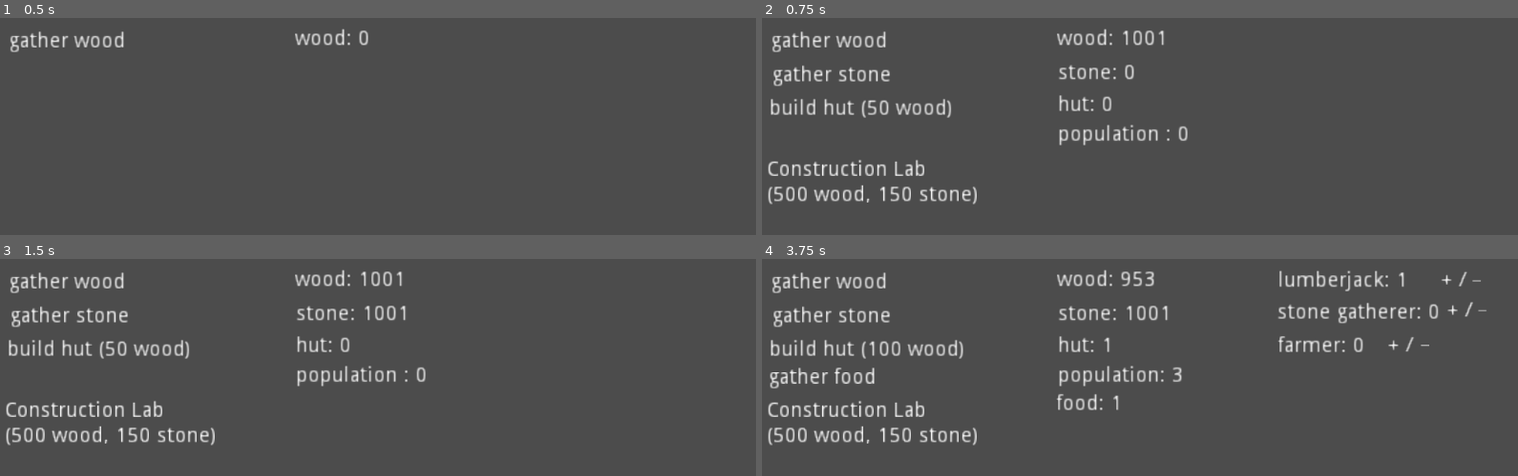
Above: before the commit, frames 1-4 (two rows, left to right).
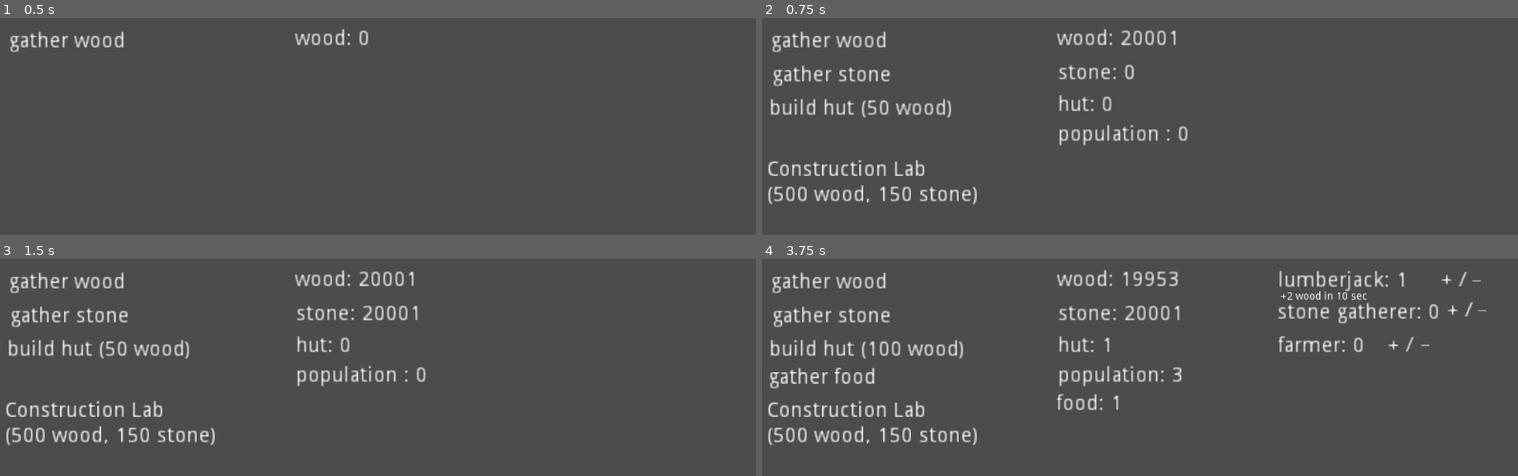
Above: after the commit, the same moments.

Repository: JacoDepa/From-the-Origin
Game: Godot game, scene res://Home.tscn
Two runs of this game, one before a commit and one after it. Both use one fixed random seed, a clock stepped at 60 frames per second and the inputs below.
Inputs (mouse positions are in pixels of both pictures, inside the frame that each line leads up to):
- Up to frame 1 (0.5 s): no input
- Up to frame 2 (0.75 s): tap Enter at 0.5 s; move the mouse to (830, 41) at 0.52 s; click (830, 41) at 0.67 s
- Up to frame 3 (1.5 s): tap Space at 1.25 s; move the mouse to (68, 317) at 1.27 s; click (68, 317) at 1.42 s
- Up to frame 4 (3.75 s): tap Enter at 2, 3.5 s; move the mouse to (860, 347) at 2.02 s; click (860, 347) at 2.17 s; tap Space at 2.75 s; move the mouse to (822, 378) at 2.77 s; click (822, 378) at 2.92 s; move the mouse to (1442, 280) at 3.52 s; click (1442, 280) at 3.67 s

Frame 1 is identical in both runs. In frame 2, 0.1% of the frame differs, in the area x 47-55%, y 5-13%; in frame 3, 0.3%; in frame 4, 0.6%, in the area x 47-81%, y 5-29%.

Commit message:
added explication notes for works

Diff:
--- a/Home.tscn
+++ b/Home.tscn
@@ -495,7 +495,7 @@
 
 [node name="iron_miner_plus" type="Area2D" parent="."]
 editor/display_folded = true
-position = Vector2( 917.156, 196.215 )
+position = Vector2( 915.796, 208.458 )
 __meta__ = {
 "_edit_group_": true
 }
@@ -513,7 +513,7 @@
 
 [node name="iron_miner_min" type="Area2D" parent="."]
 editor/display_folded = true
-position = Vector2( 958.968, 196.027 )
+position = Vector2( 957.608, 208.27 )
 __meta__ = {
 "_edit_group_": true
 }
@@ -530,12 +530,52 @@
 text = "_"
 
 [node name="niron_miner" type="Label" parent="."]
-margin_left = 704.705
-margin_top = 183.932
-margin_right = 794.705
-margin_bottom = 197.932
+margin_left = 703.345
+margin_top = 196.175
+margin_right = 793.345
+margin_bottom = 210.175
 rect_scale = Vector2( 2, 2 )
 text = "steel miner: 0"
+
+[node name="info_lumberjack" type="Label" parent="."]
+visible = false
+margin_left = 706.031
+margin_top = 44.8921
+margin_right = 860.031
+margin_bottom = 58.8921
+text = "+2 wood in 10 sec"
+
+[node name="info_stone_gatherer" type="Label" parent="."]
+visible = false
+margin_left = 702.654
+margin_top = 86.6277
+margin_right = 858.654
+margin_bottom = 100.628
+text = "+2 stone in 10 sec"
+
+[node name="info_farmer" type="Label" parent="."]
+visible = false
+margin_left = 703.095
+margin_top = 133.173
+margin_right = 851.095
+margin_bottom = 147.173
+text = "+2 food in 10 sec"
+
+[node name="info_carbon_miner" type="Label" parent="."]
+visible = false
+margin_left = 705.959
+margin_top = 177.564
+margin_right = 868.959
+margin_bottom = 191.564
+text = "+2 carbon in 40 sec"
+
+[node name="info_iron_miner" type="Label" parent="."]
+visible = false
+margin_left = 707.391
+margin_top = 224.819
+margin_right = 859.391
+margin_bottom = 238.819
+text = "+2 iron in 40 sec"
 
 [connection signal="input_event" from="gather_wood" to="." method="_on_gather_wood_input_event"]
 [connection signal="input_event" from="gather_stone" to="." method="_on_gather_stone_input_event"]
--- a/test.gd
+++ b/test.gd
@@ -4,8 +4,8 @@
 onready var hut = 0
 onready var pop = 0
 onready var food = 0
-onready var wood = 1000
-onready var stone = 1000
+onready var wood = 20000
+onready var stone = 20000
 onready var nwood = 50
 onready var flag = 0
 onready var lumberjack = 0
@@ -23,7 +23,7 @@
 onready var timerCarbon = null
 onready var timerIron = null
 onready var delay = 10
-onready var mine_delay = 10 #change in 40
+onready var mine_delay = 40
 onready var can_gather_wood = true
 onready var can_gather_stone = true
 onready var can_gather_food = true
@@ -93,6 +93,12 @@
 onready var carbon_mine = get_node("carbon_mine")
 onready var iron_mine = get_node("iron_mine")
 
+#explication notes
+onready var info_lumberjack = get_node("info_lumberjack")
+onready var info_stone_gatherer = get_node("info_stone_gatherer")
+onready var info_farmer = get_node("info_farmer")
+onready var info_carbon_miner = get_node("info_carbon_miner")
+onready var info_iron_miner = get_node("info_iron_miner")
 
 func _ready():
 
@@ -340,6 +346,13 @@
 				pop -= 1
 				num_lumberjack.text = str("lumberjack: ",lumberjack)
 				num_pop.text = str("population: ", pop)
+				info_lumberjack.visible = true
+
+		if get_node("buy_axe/Label").text == str("axe (150 wood, 70 stone)"):
+			info_lumberjack.text = str("+", (2 * lumberjack), " wood in 10 sec")
+
+		elif get_node("buy_axe/Label").text == str("axe (bought)"):
+			info_lumberjack.text = str("+", (3 * lumberjack), " wood in 10 sec")
 
 		auto_gather_wood()
 	pass # Replace with function body.
@@ -356,6 +369,14 @@
 				pop += 1
 				num_lumberjack.text = str("lumberjack: ",lumberjack)
 				num_pop.text = str("population: ", pop)
+				if get_node("buy_axe/Label").text == str("axe (150 wood, 70 stone)"):
+					info_lumberjack.text = str("+", (2 * lumberjack), " wood in 10 sec")
+
+				elif get_node("buy_axe/Label").text == str("axe (bought)"):
+					info_lumberjack.text = str("+", (3 * lumberjack), " wood in 10 sec")
+
+	if lumberjack == 0:
+		info_lumberjack.visible = false
 	pass # Replace with function body.
 
 
@@ -370,6 +391,8 @@
 				pop -= 1
 				num_stone_gatherer.text = str("stone gatherer: ",stone_gatherer)
 				num_pop.text = str("population: ", pop)
+				info_stone_gatherer.visible = true
+				info_stone_gatherer.text = str("+", (2 * stone_gatherer), " stone in 10 sec")
 		auto_gather_stone()
 	pass # Replace with function body.
 
@@ -385,6 +408,10 @@
 				pop += 1
 				num_stone_gatherer.text = str("stone gatherer: ",stone_gatherer)
 				num_pop.text = str("population: ", pop)
+				info_stone_gatherer.text = str("+", (2 * stone_gatherer), " stone in 10 sec")
+
+	if stone_gatherer == 0:
+		info_stone_gatherer.visible = false
 	pass # Replace with function body.
 
 
@@ -399,7 +426,15 @@
 				pop -= 1
 				num_farmer.text = str("farmer: ",farmer)
 				num_pop.text = str("population: ", pop)
+				info_farmer.visible = true
+		if get_node("buy_hoe/Label").text == str("hoe (130 wood, 70 stone)"):
+			info_farmer.text = str("+", (2 * farmer), " food in 10 sec each")
+
+		elif get_node("buy_hoe/Label").text == str("hoe (bought)"):
+			info_farmer.text = str("+", (3 * farmer), " food in 10 sec each")
+
 		auto_gather_food()
+
 	pass # Replace with function body.
 
 
@@ -414,6 +449,14 @@
 				pop += 1
 				num_farmer.text = str("farmer: ",farmer)
 				num_pop.text = str("population: ", pop)
+				if get_node("buy_hoe/Label").text == str("hoe (130 wood, 70 stone)"):
+					info_farmer.text = str("+", (2 * farmer), " food in 10 sec each")
+
+				elif get_node("buy_hoe/Label").text == str("hoe (bought)"):
+					info_farmer.text = str("+", (3 * farmer), " food in 10 sec each")
+
+	if farmer == 0:
+		info_farmer.visible = false
 	pass # Replace with function body.
 
 
@@ -433,6 +476,7 @@
 			timerWood.start()
 			num_wood.text = str("wood: ", wood)
 
+
 		else:
 			pass
 	else:
@@ -472,6 +516,7 @@
 			can_gather_food = false
 			timerFood.start()
 			num_food.text = str("food: ", food)
+
 
 		else:
 			pass
@@ -598,6 +643,11 @@
 				iron_miner_plus.visible = false
 				iron_miner_min.visible = false
 				niron_miner.visible = false
+				info_carbon_miner.visible = false
+				info_farmer.visible = false
+				info_iron_miner.visible = false
+				info_lumberjack.visible = false
+				info_stone_gatherer.visible = false
 
 				#makes items and exit visible
 				pickaxe.visible = true
@@ -647,6 +697,9 @@
 			farmer_min.visible = true
 			farmer_plus.visible = true
 			construction_lab.visible = true
+			info_farmer.visible = true
+			info_lumberjack.visible = true
+			info_stone_gatherer.visible = true
 
 			#mines
 			if get_node("buy_pickaxe/Label").text == str("pickaxe (bought)"):
@@ -656,7 +709,7 @@
 				num_iron.visible = true
 
 			else:
-				carbon_mine.visble = false
+				carbon_mine.visible = false
 				num_carbon.visible = false
 				iron_mine.visible = false
 				num_iron.visible = false
@@ -668,6 +721,8 @@
 				iron_miner_plus.visible = true
 				iron_miner_min.visible = true
 				niron_miner.visible = true
+				info_carbon_miner.visible = true
+				info_iron_miner.visible = true
 
 			else:
 				carbon_miner_plus.visible = false
@@ -676,6 +731,8 @@
 				iron_miner_plus.visible = false
 				iron_miner_min.visible = false
 				niron_miner.visible = false
+				info_carbon_miner.visible = false
+				info_iron_miner.visible = false
 
 			#makes items and exit non visible
 			pickaxe.visible = false
@@ -736,6 +793,10 @@
 				num_pop.text = str("population: ",pop)
 				ncarbon_miner.text = str("carbon miner: ", carbon_miner)
 
+	if carbon_miner > 0:
+		info_carbon_miner.visible = true
+		info_carbon_miner.text = str("+", (2 * carbon_miner), " carbon in 40 sec")
+
 	auto_gather_carbon()
 	pass # Replace with function body.
 
@@ -750,6 +811,10 @@
 				pop += 1
 				num_pop.text = str("population: ",pop)
 				ncarbon_miner.text = str("carbon miner: ", carbon_miner)
+				info_carbon_miner.text = str("+", (2 * carbon_miner), " carbon in 40 sec")
+
+	if carbon_miner == 0:
+		info_carbon_miner.visible = false
 
 	pass # Replace with function body.
 
@@ -765,6 +830,10 @@
 				num_pop.text = str("population: ",pop)
 				niron_miner.text = str("iron miner: ", iron_miner)
 
+	if iron_miner > 0:
+		info_iron_miner.visible = true
+		info_iron_miner.text = str("+", (2 * iron_miner), " iron in 40 sec")
+
 	auto_gather_iron()
 	pass # Replace with function body.
 
@@ -779,4 +848,9 @@
 				pop += 1
 				num_pop.text = str("population: ",pop)
 				niron_miner.text = str("iron miner: ", iron_miner)
-	pass # Replace with function body.
+				info_iron_miner.text = str("+", (2 * iron_miner), " iron in 40 sec")
+
+	if iron_miner == 0:
+		info_iron_miner.visible = false
+
+	pass # Replace with function body.
